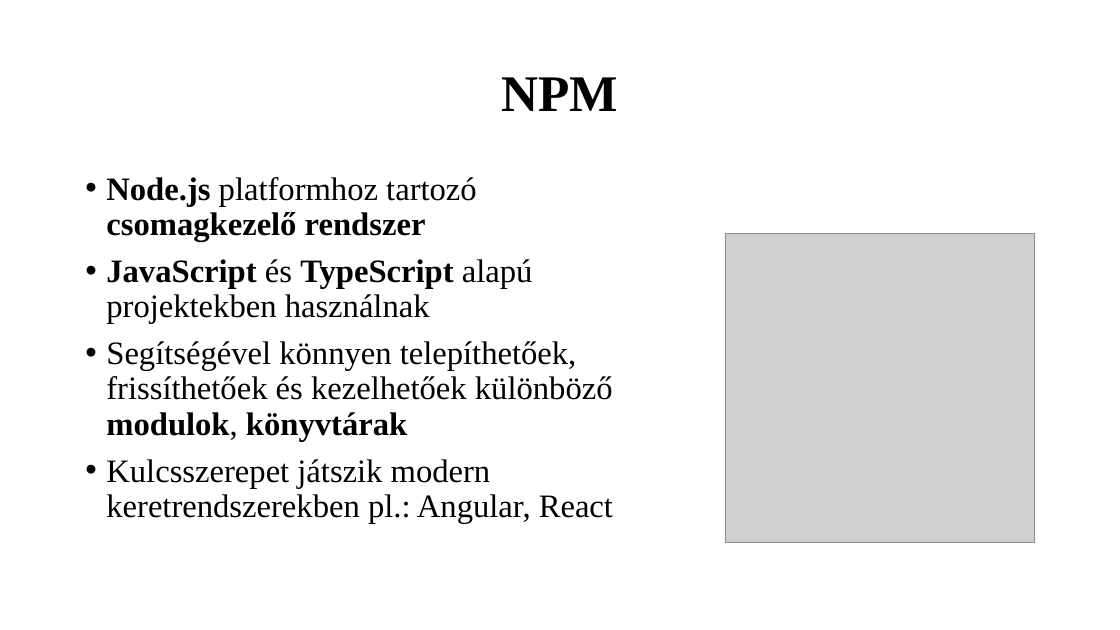
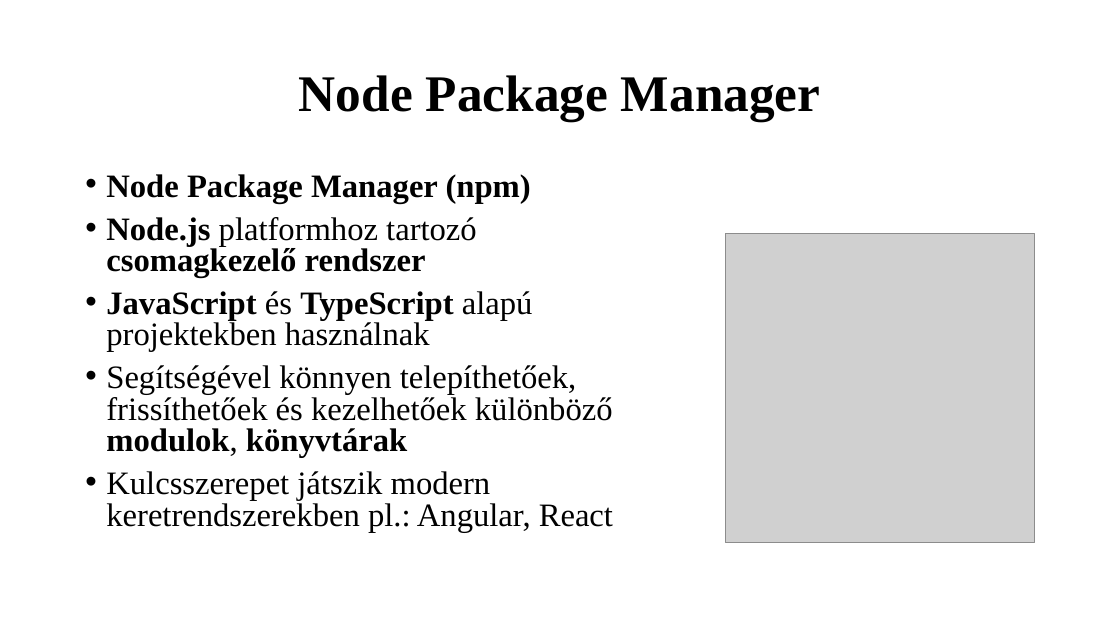
Before and after one commit to K0RN3L07/ParKing, a slide deck: slide 15 of Dokumentáció/ParKing-prezentacio.pptx (slide 10 before the commit). Drawn at 1120x630 pixels with LibreOffice and Linux fonts; fonts in the diff are those of the drawing; grey boxes stand for pictures. Boxes give left, top, right and bottom in pixels: in the first picture for what was removed or moved away, otherwise in the second. Text is boxed around its words. In the diff, an @@ line names an element or a change of style, - is before the commit and + after.

```diff
--- a/Dokumentáció/ParKing-prezentacio.pptx
+++ b/Dokumentáció/ParKing-prezentacio.pptx
@@ title at [299,75,821,121]: text changed @@
-NPM
+Node Package Manager
@@ text at [106,174,531,203]: paragraph added @@
+• Node Package Manager (npm)
@@ text at [106,217,613,532]: line spacing 0.9 to 0.8 @@
```
Also in this commit, not shown: 10 other slides changed, 4 slides added.
